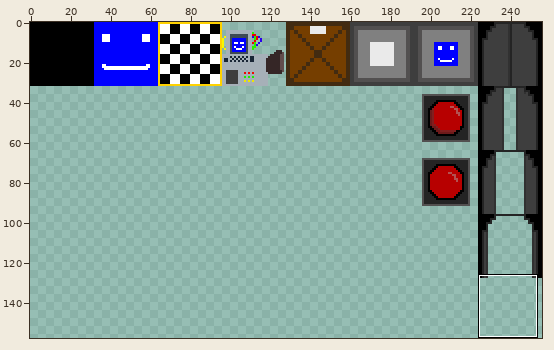
File history of a sprite sheet, assets/tileMap.png. Above, an overview of the earlier version with the close-up marked.
Close-up. The starting point:
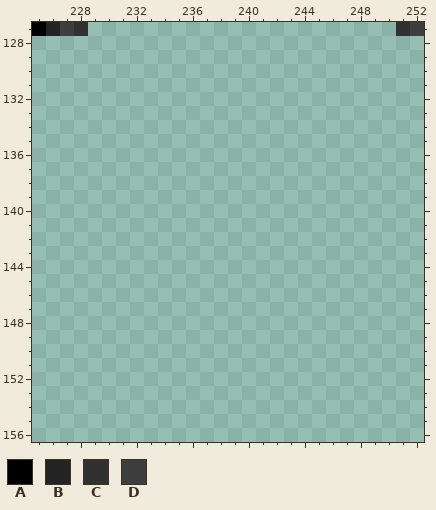
The file is 256x256 pixels. Colours within 5 levels of each other are drawn and written as one. Shown: x 225..252, y 127..156. The wide view leaves out empty margins.
Palette (. is transparent): A #000000  B #242424  C #313131  D #3e3e3e
Pixels before, first column x 225:
127 ABDC......................CD
Once edited:
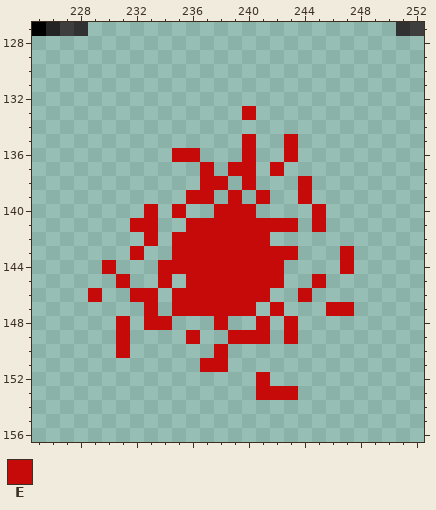
Colours new in this view: E #c60a0a
The commit says: placeholder wire texture
What changed:
y 133: x 240 . -> E
y 135: x 240 . -> E; x 243 . -> E
y 136: x 235..236 .. -> EE; x 240 . -> E; x 243 . -> E
y 137: x 237 . -> E; x 239..240 .. -> EE; x 242 . -> E
y 138: x 237..238 .. -> EE; x 240 . -> E; x 244 . -> E
y 139: x 236..237 .. -> EE; x 239 . -> E; x 241 . -> E; x 244 . -> E
y 140: x 233 . -> E; x 235 . -> E; x 238..240 ... -> EEE; x 245 . -> E
y 141: x 232..233 .. -> EE; x 236..243 ........ -> EEEEEEEE; x 245 . -> E
y 142: x 233 . -> E; x 235..241 ....... -> EEEEEEE
y 143: x 232 . -> E; x 235..243 ......... -> EEEEEEEEE; x 247 . -> E
y 144: x 230 . -> E; x 234..242 ......... -> EEEEEEEEE; x 247 . -> E
y 145: x 231 . -> E; x 234 . -> E; x 236..242 ....... -> EEEEEEE; x 245 . -> E
y 146: x 229 . -> E; x 232..233 .. -> EE; x 235..241 ....... -> EEEEEEE; x 244 . -> E
y 147: x 233 . -> E; x 235..240 ...... -> EEEEEE; x 242 . -> E; x 246..247 .. -> EE
y 148: x 231 . -> E; x 233..234 .. -> EE; x 238 . -> E; x 241 . -> E; x 243 . -> E
y 149: x 231 . -> E; x 236 . -> E; x 239..241 ... -> EEE; x 243 . -> E
y 150: x 231 . -> E; x 238 . -> E
y 151: x 237..238 .. -> EE
y 152: x 241 . -> E
y 153: x 241..243 ... -> EEE
Pixel boxes of the changes (left, top, right, bottom) in both close-ups:
added: (88, 106, 354, 400)
